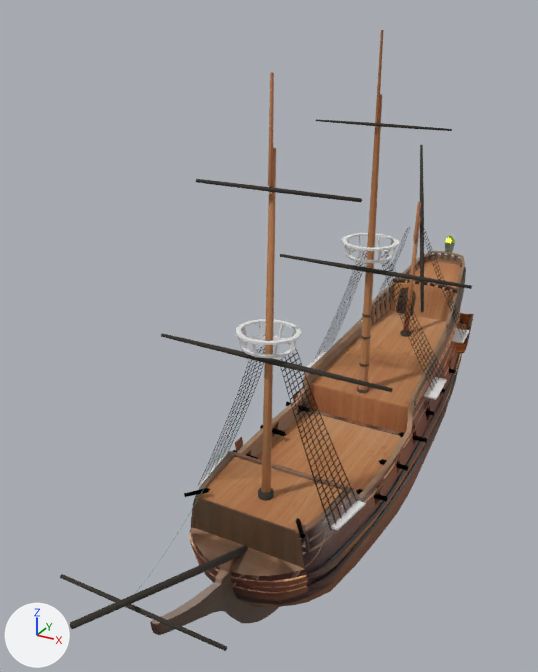
Renders of the glTF model ships/models/fregate17e.glb from each side of a commit.
Rendered twice from a camera (50 mm lens) standing at (10.6, -28.2, 19.2) and looking at (-2.3, -4.6, 7.4). The axes (+X, +Y, +Z) are drawn at lower left. The lights are the same throughout. The first picture is the older version. Where no turn or scale is listed for an object, it has been applied to the vertices. Vertices at exactly the same position are counted once.
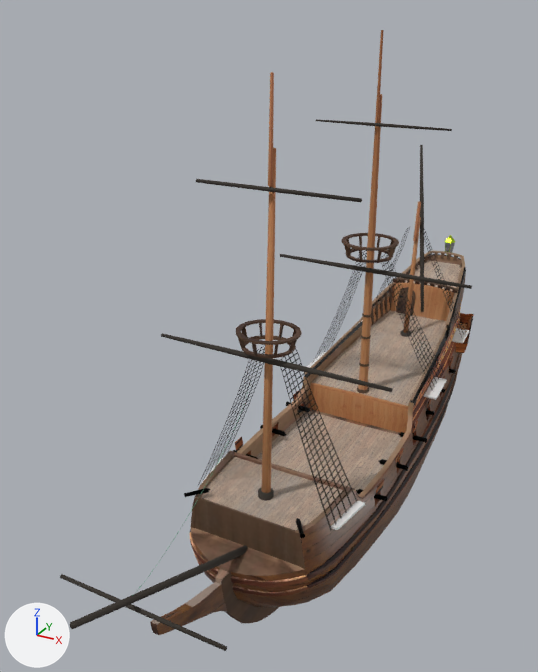
Location of each change, (x1, y1, x2, y2) in pixels of the pictures (538 x 672 px; the box of a moved part takes in the faces that stretch with it):
'misaineVigie', recoloured (white to brown)
    both: (236, 319, 302, 358)
'grandMatVigie', recoloured (white to brown)
    both: (341, 233, 399, 263)
'Plane.005', recoloured, surface changed (brown to beige)
    both: (405, 260, 461, 291)
part 1 of me_plane, moved or reshaped
    before: (193, 477, 363, 543)
    after: (195, 451, 363, 534)
part 2 of me_plane, moved or reshaped
    both: (337, 320, 453, 366)
part 3 of me_plane, surface changed
    both: (157, 273, 466, 635)
part 4 of me_plane, recoloured
    both: (157, 273, 466, 635)
part 5 of me_plane, recoloured
    both: (201, 311, 446, 530)
part 6 of me_plane, recoloured
    both: (304, 255, 466, 403)

The edits, one by one:
Picture 'wood_0023_metallic_1k-wood_0023_roughness_1k' (img_wood_0023_metallic_1k_wood_0023_roughness_1k) is new.
Picture 'wood_0023_color_2k' (img_wood_0023_color_2k) is new.
Picture 'wood_0059_roughness_1k' (img_wood_0059_roughness_1k) is new.
Picture 'wood_0059_color_1k' (img_wood_0059_color_1k) is new.
Picture 'wood_0059_normal_opengl_1k' (img_wood_0059_normal_opengl_1k) is new.
Material 'wood_floor' (mat_wood_floor) is new.
Uses the picture img_wood_0023_color_2k.
Uses the picture img_wood_0023_metallic_1k_wood_0023_roughness_1k.
Material 'brillant_black' (mat_brillant_black) is new.
Its base color is (0.00344, 0.00344, 0.00344) (black #0b0b0b).
Its roughness is 0.2.
Material 'wood001' (mat_wood001) is new.
Uses the picture img_wood_0059_color_1k.
Uses the picture img_wood_0059_normal_opengl_1k.
Uses the picture img_wood_0059_roughness_1k.
me_plane has 3036 vertices, 5898 faces and spans x -3.1..3.1, y -15.7..11.9, z -2.7..6.7.
me_plane is used by ob_plane; location (0.0, 0.0, 0.0).
me_plane part 1: 10 vertices removed from x -2.7..2.7, y -10.5..-7.0, z 3.0..3.6; 10 vertices added at x -2.7..2.7, y -10.5..-7.0, z 3.1..3.6.
me_plane part 2: 4 vertices moved within x -2.2..2.2, y 5.4, z 4.9; 2 vertices removed from x -2.2..2.2, y 5.2, z 4.5; 2 vertices added at x -2.2..2.2, y 5.2, z 4.6.
me_plane part 3: 952 kept faces spanning x -3.1..3.1, y -15.7..11.7, z -1.2..6.4 get new texture (UV) coordinates.
me_plane part 4: 864 faces spanning x -3.1..3.1, y -15.7..11.7, z -1.2..6.4 switch from mat_hull to mat_wood001.
me_plane part 5: 56 faces spanning x -2.7..2.7, y -10.4..8.8, z 2.0..4.5 switch from mat_hull to mat_wood_floor.
me_plane part 6: 75 faces spanning x -2.6..2.6, y -0.9..11.8, z 3.9..6.6 switch from mat_hull to mat_brillant_black (black #0b0b0b).
me_cylinder_016 has 224 vertices, 448 faces and spans x -1.18..1.18, y -1.18..1.18, z -1.09..-0.43.
me_cylinder_016 gains material mat_hull (picture img_roter_lowe_texture).
me_plane_005 has 14 vertices, 12 faces and spans x -1.7..1.7, y 7.94..11.57, z 5.41..6.26.
me_plane_005 is used by ob_plane_005; location (0.0, 0.0, 0.0).
me_plane_005 no longer uses material mat_hull.
me_plane_005 part 7: texture (UV) coordinates of 12 of 12 faces, centred in x -1.47..1.47, y 9.15..10.36, z 5.67..6.0, changed; they spanned u 0.65..0.86, v 0.77..0.96 and now span u -0.43..0.91, v 0.18..0.81.
me_plane_005 gains material mat_wood_floor.
me_cylinder_017 has 224 vertices, 448 faces and spans x -1.07..1.07, y -1.09..1.05, z -1.03..-0.35.
me_cylinder_017 gains material mat_hull (picture img_roter_lowe_texture).
